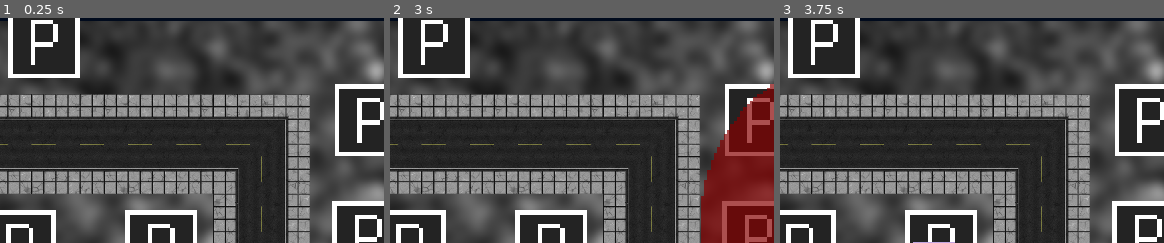
Above: before the commit, frames 1-3 (left to right).
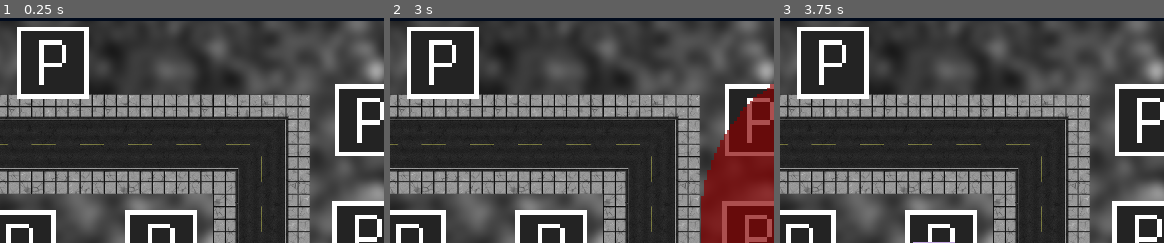
Above: after the commit, the same moments.

Repository: hubodk/eksamen
Game: Godot game, scene res://Scenes/World.tscn
The game is run twice, just before and just after one commit, with the same random seed, the same clock (stepped at 60 frames per second) and the same inputs.
Inputs (mouse positions are % of the whole screen's width and height, from its top left):
- Up to frame 1 (0.25 s): no input
- Up to frame 2 (3 s): click (92, 14) at 0.5 s; click (92, 14) at 1.25 s; click (92, 14) at 2 s; tap Enter at 2.75 s; move the mouse to (72, 45) at 2.77 s; click (72, 45) at 2.85 s
- Up to frame 3 (3.75 s): move the mouse to (30, 55) at 3.52 s; click (30, 55) at 3.6 s
The pictures show only the part of the screen within x 10-60%, y 0-50%; the shares and areas given below are measured in that part.

The runs differ from the first frame. In frame 1, 4.3% of the frame differs, in the area x 2-24%, y 0-36%; in frame 2, 4.3%; in frame 3, 4.3%.

Commit message:
updates

Diff:
--- a/Tower Defense EKSAMEN/Scenes/World.tscn
+++ b/Tower Defense EKSAMEN/Scenes/World.tscn
@@ -115,7 +115,7 @@
 position = Vector2( 79, 76 )
 
 [node name="BuildingPlatform7" parent="." instance=ExtResource( 1 )]
-position = Vector2( 40, 8 )
+position = Vector2( 43, 15 )
 
 [connection signal="timeout" from="WaveTimer" to="." method="_on_WaveTimer_timeout"]
 [connection signal="timeout" from="MobTimer" to="." method="_on_MobTimer_timeout"]
